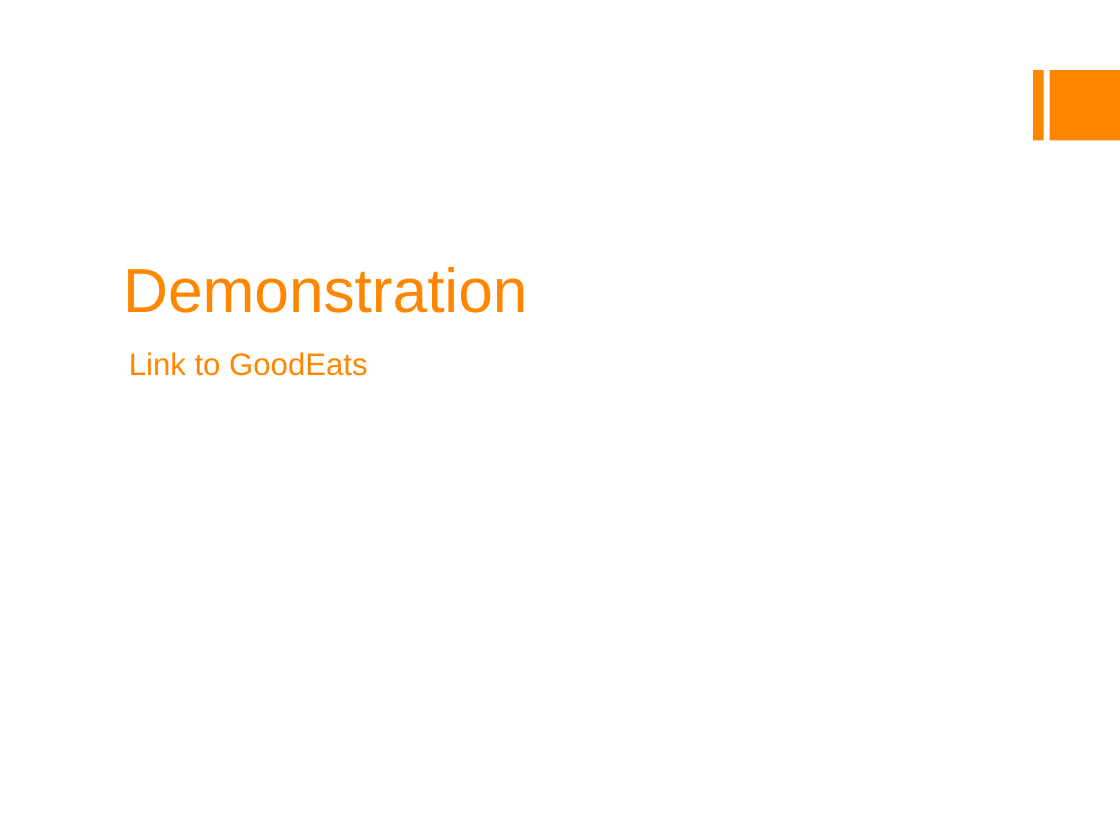
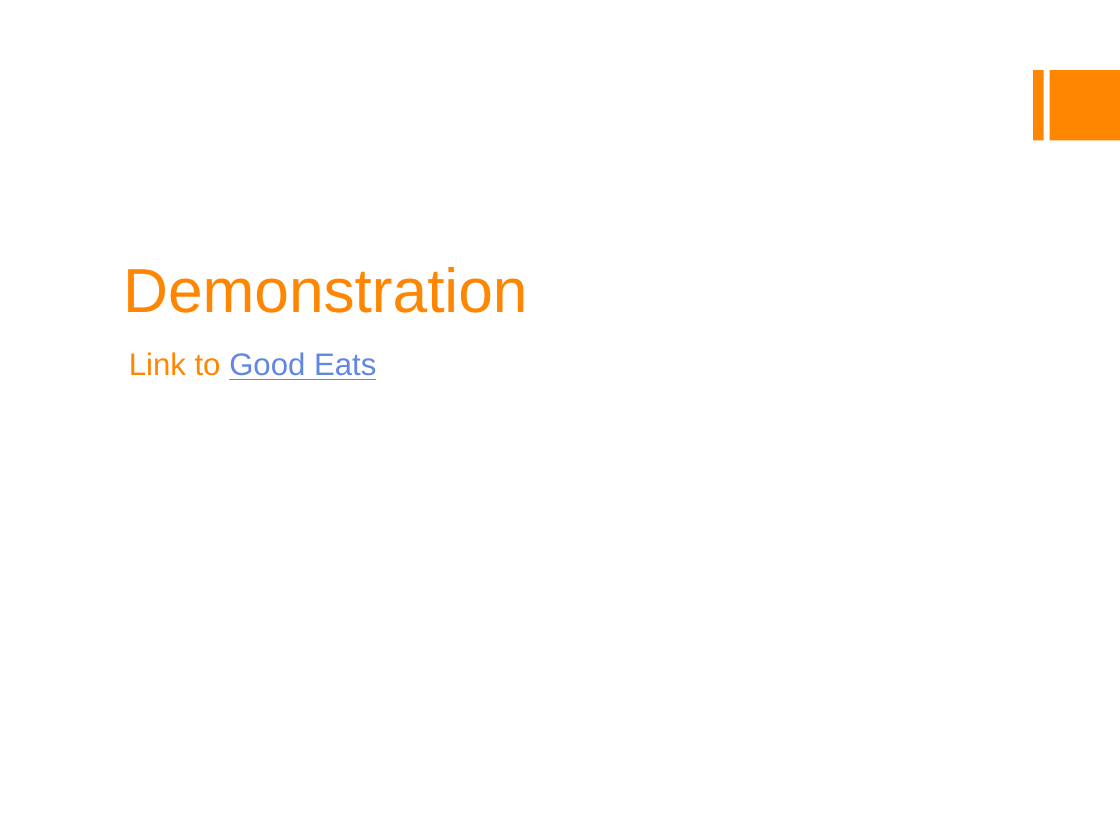
Before and after one commit to 1nikita24/GoodEatsFood, a slide deck: slide 6 of assets/powerpoint/GoodEats.pptx. Drawn at 1120x840 pixels with LibreOffice and Linux fonts; fonts in the diff are those of the drawing. Boxes give left, top, right and bottom in pixels: in the first picture for what was removed or moved away, otherwise in the second. Text is boxed around its words. In the diff, an @@ line names an element or a change of style, - is before the commit and + after.

```diff
--- a/assets/powerpoint/GoodEats.pptx
+++ b/assets/powerpoint/GoodEats.pptx
@@ text at (129, 352, 376, 380): text changed; text colour #FF8600 to #6187E3 @@
-Link to GoodEats
+Link to Good Eats
```
Also in this commit, not shown: 1 other file.
